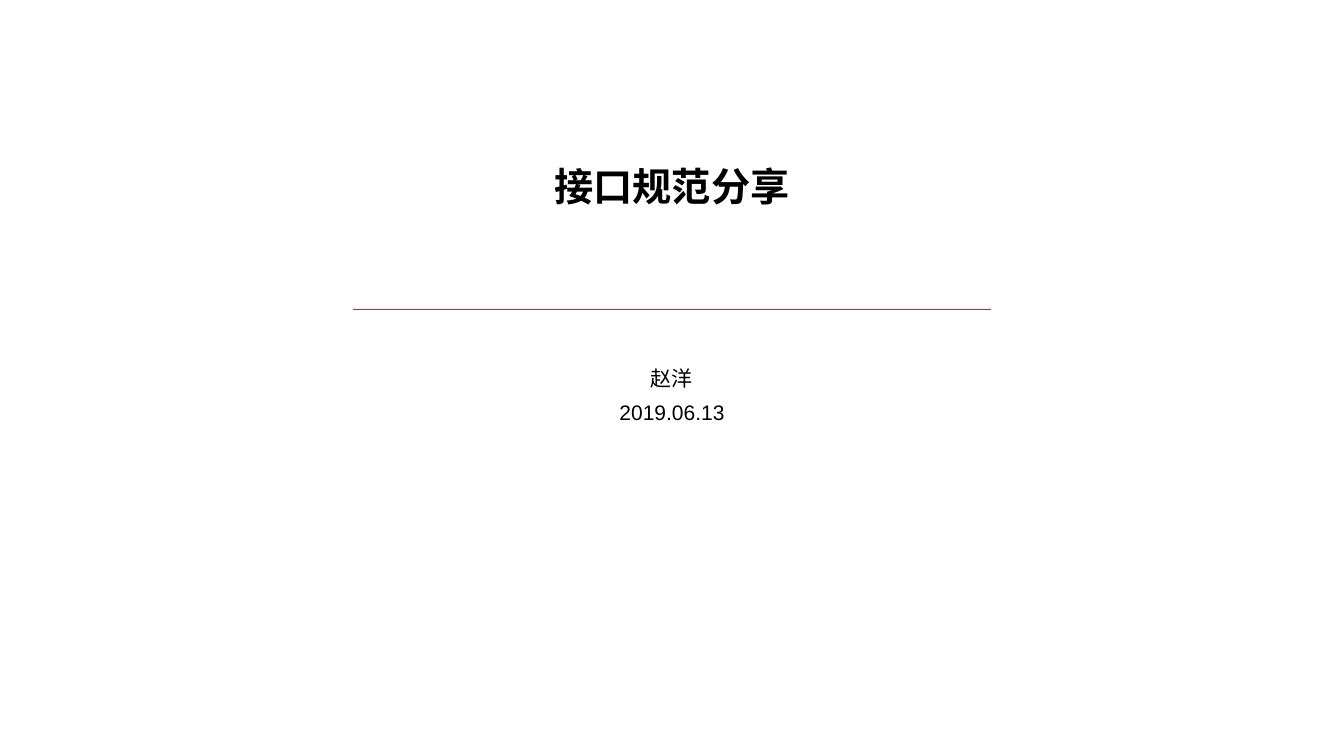
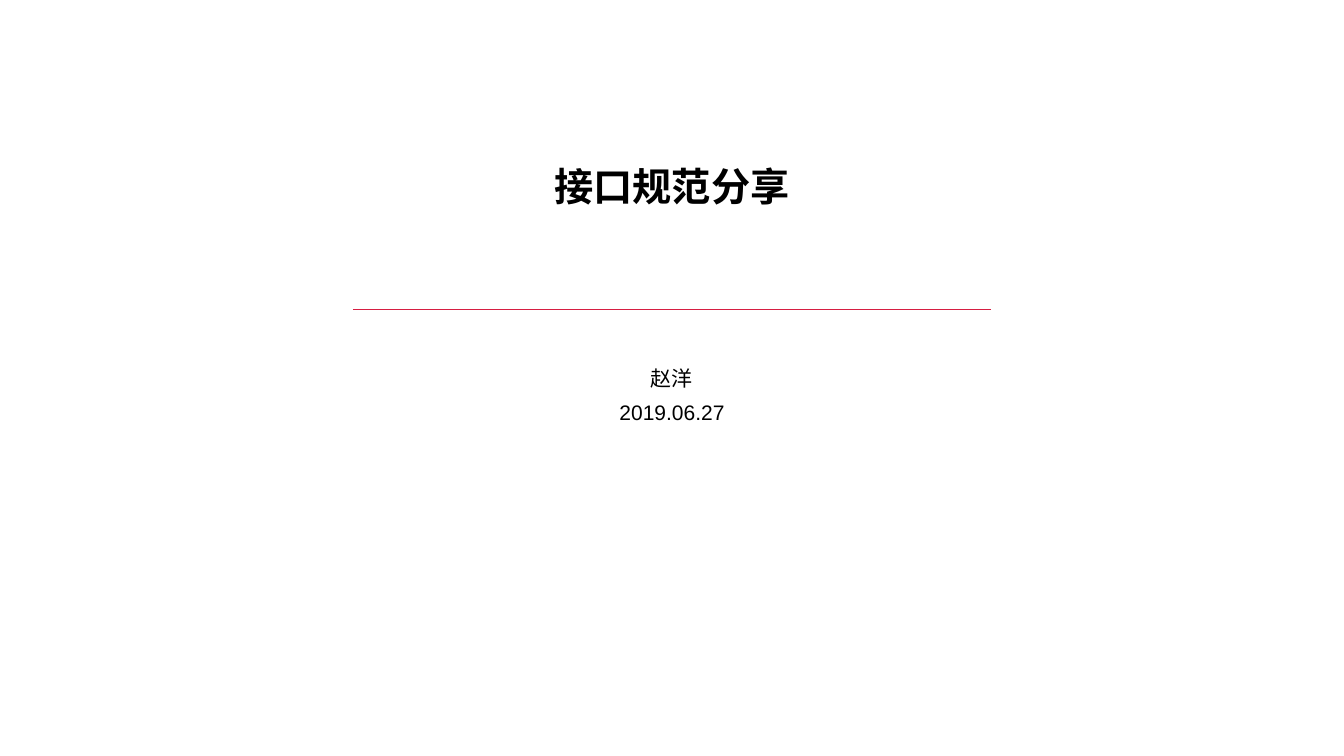
Before and after one commit to zyhahaha/note, a slide deck: slide 1 of share/草稿/分享.pptx. Drawn at 1344x756 pixels with LibreOffice and Linux fonts; fonts in the diff are those of the drawing; background and template pictures are left out. Boxes give left, top, right and bottom in pixels: in the first picture for what was removed or moved away, otherwise in the second. Text is boxed around its words. In the diff, an @@ line names an element or a change of style, - is before the commit and + after.

```diff
--- a/share/草稿/分享.pptx
+++ b/share/草稿/分享.pptx
@@ text at box(619, 405, 724, 421): text changed @@
-2019.06.13
+2019.06.27
```
Also in this commit, not shown: 2 other slides changed, 6 other files.
